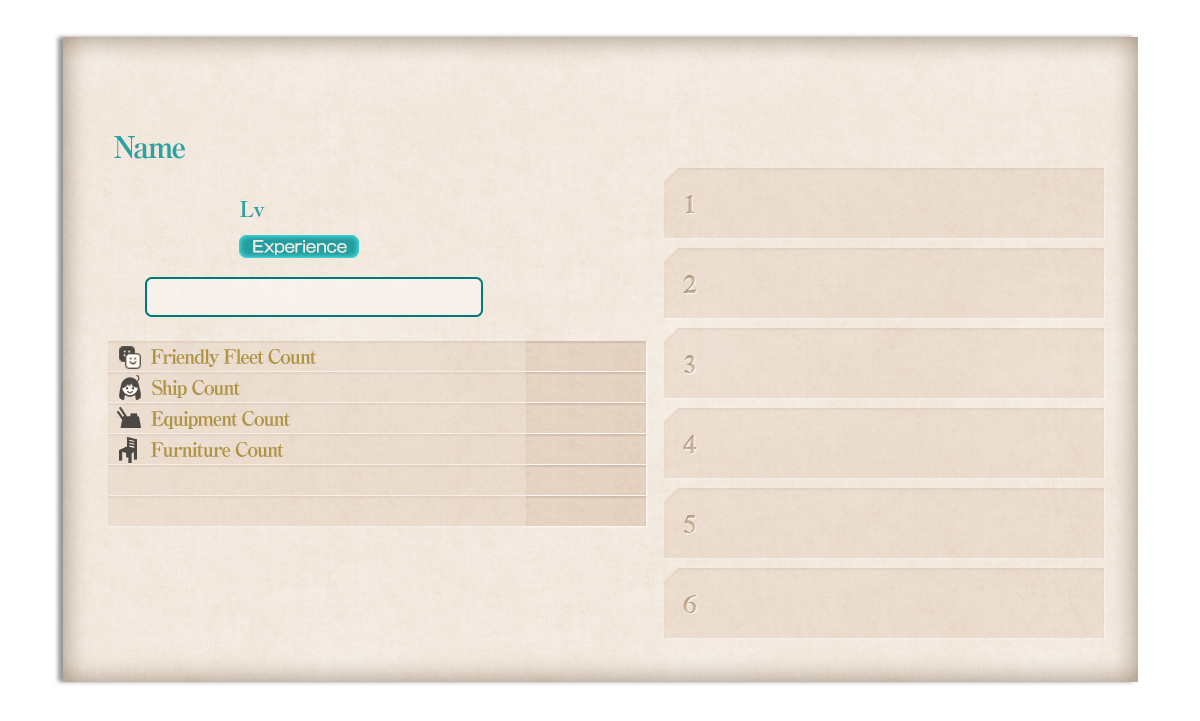
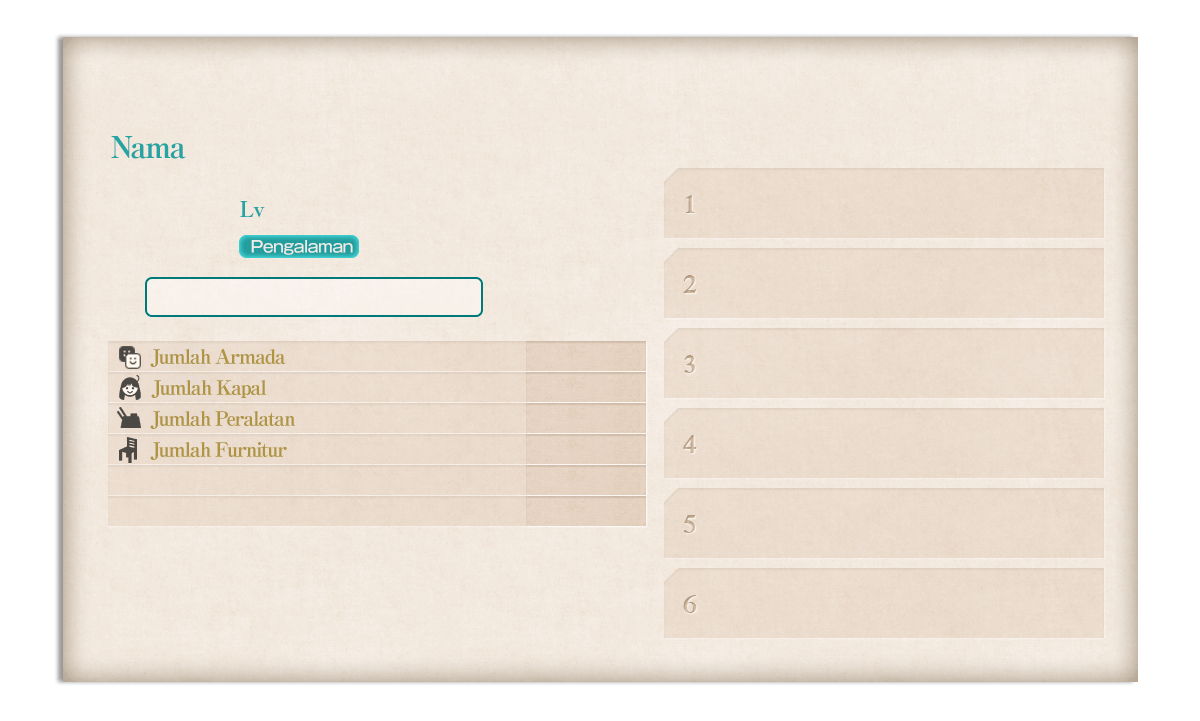
Before/after of a 1200×721 layered artwork. What changed in the layer stack:
renamed "Experience" to "Pengalaman", painted on it over box(251, 240, 353, 255)
renamed "Name" to "Nama", painted on it over box(111, 136, 186, 159)
renamed "Furniture Count" to "Jumlah Furnitur", painted on it over box(150, 442, 287, 460)
renamed "Equipment Count" to "Jumlah Peralatan", painted on it over box(150, 411, 295, 429)
renamed "Ship Count" to "Jumlah Kapal", painted on it over box(151, 380, 267, 398)
renamed "Friendly Fleet Count" to "Jumlah Armada", painted on it over box(150, 349, 317, 367)
